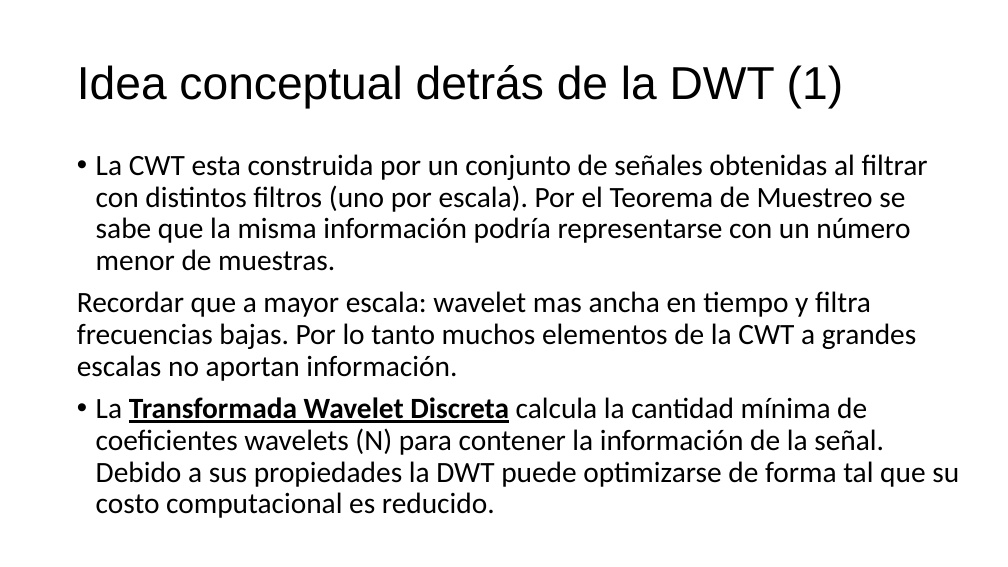
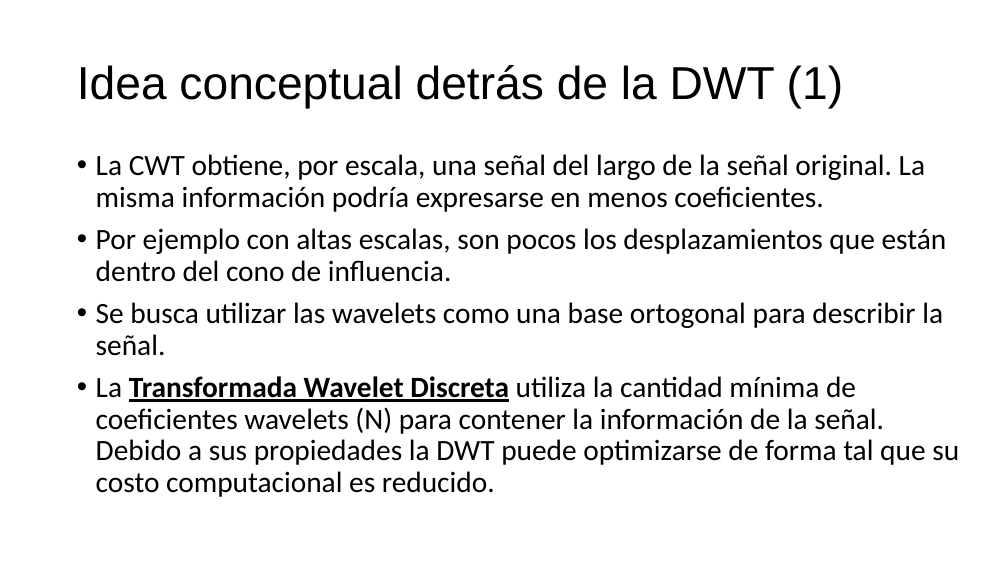
Before and after one commit to ferchaure/clase_wavelets, a slide deck: slide 34 of Introducción al Análisis Wavelet en Matlab.odp. Drawn at 1008x567 pixels with LibreOffice and Linux fonts; fonts in the diff are those of the drawing. Boxes give left, top, right and bottom in pixels: in the first picture for what was removed or moved away, otherwise in the second. Text is boxed around its words. In the diff, an @@ line names an element or a change of style, - is before the commit and + after.

```diff
--- a/Introducción al Análisis Wavelet en Matlab.odp
+++ b/Introducción al Análisis Wavelet en Matlab.odp
@@ text at (96,154,959,497): text changed @@
-• La CWT esta construida por un conjunto de señales obtenidas al filtrar con distintos filtros (uno por escala). Por el Teorema de Muestreo se sabe que la misma información podría representarse con un número menor de muestras.
-Recordar que a mayor escala: wavelet mas ancha en tiempo y filtra frecuencias bajas. Por lo tanto muchos elementos de la CWT a grandes escalas no aportan información.
-• La Transformada Wavelet Discreta calcula la cantidad mínima de coeficientes wavelets (N) para contener la información de la señal. Debido a sus propiedades la DWT puede optimizarse de forma tal que su costo computacional es reducido.
+• La CWT obtiene, por escala, una señal del largo de la señal original. La misma información podría expresarse en menos coeficientes.
+• Por ejemplo con altas escalas, son pocos los desplazamientos que están dentro del cono de influencia.
+• Se busca utilizar las wavelets como una base ortogonal para describir la señal.
+• La Transformada Wavelet Discreta utiliza la cantidad mínima de coeficientes wavelets (N) para contener la información de la señal. Debido a sus propiedades la DWT puede optimizarse de forma tal que su costo computacional es reducido.
```
Also in this commit, not shown: 30 other slides changed, 2 slides added, 11 other files.
